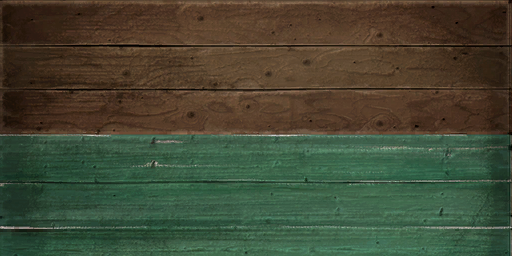
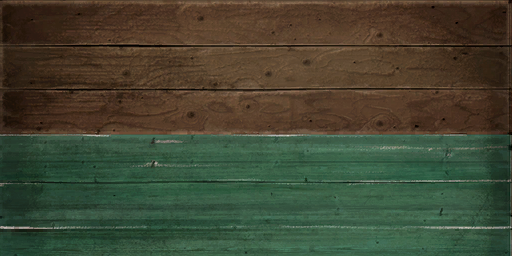
Layered file, before and after one edit (512x256). Changes by layer:
painted on "diffuse" over [0, 135, 512, 256]
